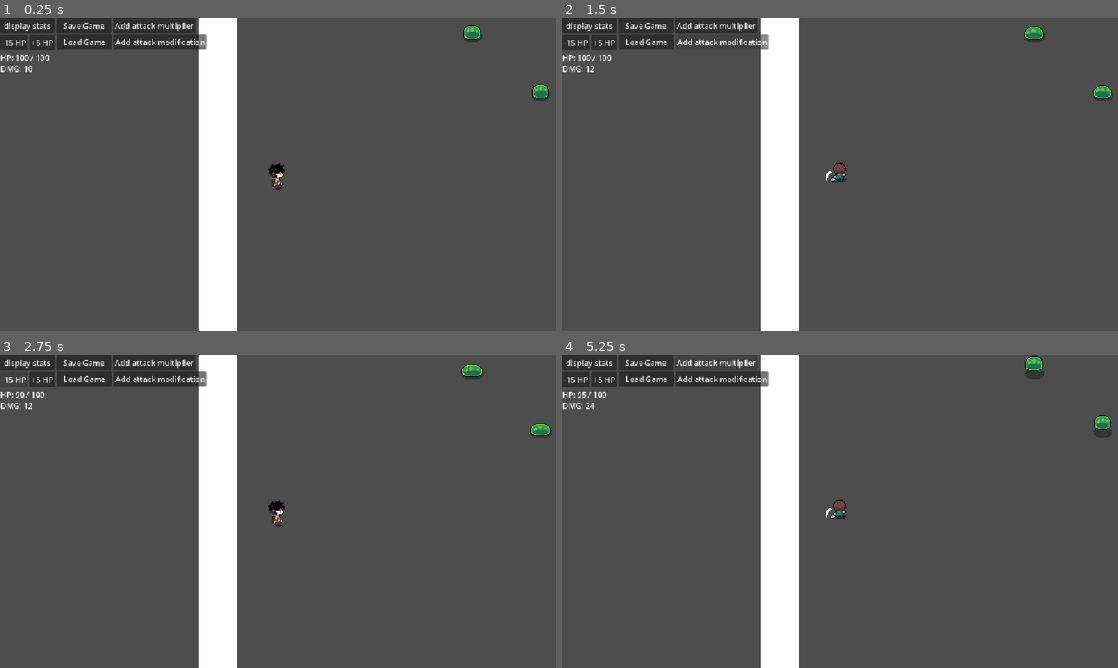
Above: before the commit, frames 1-4 (two rows, left to right).
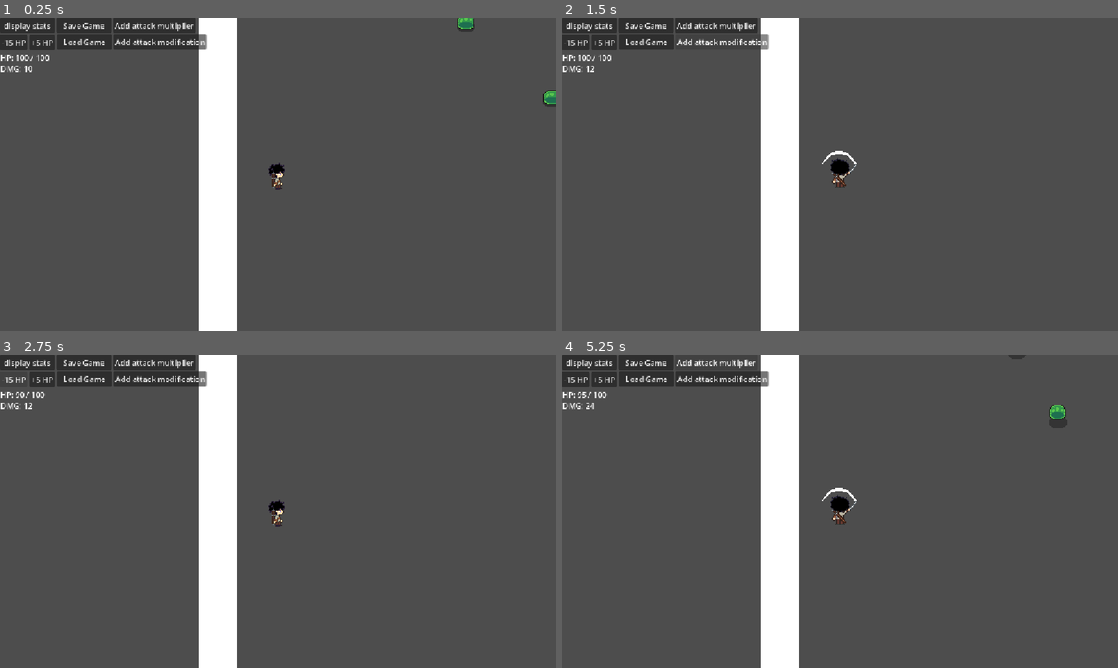
Above: after the commit, the same moments.

Repository: smymrr/Echeos-of-The-Veil
Game: Godot game, scene res://scenes/main.tscn
Two runs of this game, one before a commit and one after it. Both use one fixed random seed, a clock stepped at 60 frames per second and the inputs below.
Inputs:
- Up to frame 1 (0.25 s): no input
- Up to frame 2 (1.5 s): click "display stats" at 0.5 s; click "Add attack modification" at 1.25 s
- Up to frame 3 (2.75 s): click "-15 HP" at 2 s
- Up to frame 4 (5.25 s): click "+5 HP" at 2.75 s; click "Save Game" at 3.5 s; click "Load Game" at 4.25 s; click "Add attack multiplier" at 5 s

The runs differ from the first frame. In frame 1, 0.5% of the frame differs, in the area x 82-100%, y 0-29%; in frame 2, 0.6%; in frame 3, 0.3%; in frame 4, 1.0%, in the area x 46-99%, y 0-55%.

Commit message:
revise attack animation

Diff:
--- a/scenes/main.tscn
+++ b/scenes/main.tscn
@@ -14,7 +14,7 @@
 position = Vector2(260, -151)
 
 [node name="Slime3" parent="." unique_id=1131718497 instance=ExtResource("3_sugp2")]
-position = Vector2(331, -90)
+position = Vector2(332, -90)
 
 [node name="Control" parent="." unique_id=1676327586 instance=ExtResource("4_jyhfs")]
 
--- a/scenes/player.tscn
+++ b/scenes/player.tscn
@@ -7,78 +7,82 @@
 [ext_resource type="Script" uid="uid://drssa6l5fyx2p" path="res://scripts/player/animation_component.gd" id="4_smehm"]
 [ext_resource type="Texture2D" uid="uid://bkumqcm3xp00j" path="res://assets/images/player/idle.png" id="5_tuyoq"]
 [ext_resource type="Texture2D" uid="uid://dx8sar6xpi8v0" path="res://assets/images/player/walk.png" id="6_fjrip"]
-[ext_resource type="Texture2D" uid="uid://u44raa0btfkw" path="res://assets/images/player/complete.png" id="6_smehm"]
+[ext_resource type="Texture2D" uid="uid://dlfhckhhghvv4" path="res://assets/images/player/Attack-Sheet.png" id="6_ur7pv"]
 [ext_resource type="AudioStream" uid="uid://hbasqsg2bn3n" path="res://assets/audio/player/attack/sword attack.mp3" id="9_ur7pv"]
 
 [sub_resource type="RectangleShape2D" id="RectangleShape2D_tdg3f"]
 size = Vector2(14, 29)
 
 [sub_resource type="RectangleShape2D" id="RectangleShape2D_dtqjt"]
-size = Vector2(23, 40)
+size = Vector2(20, 40)
 
 [sub_resource type="AtlasTexture" id="AtlasTexture_cs1tg"]
-atlas = ExtResource("6_smehm")
-region = Rect2(0, 192, 32, 32)
+atlas = ExtResource("6_ur7pv")
+region = Rect2(0, 0, 64, 64)
 
 [sub_resource type="AtlasTexture" id="AtlasTexture_2dvfe"]
-atlas = ExtResource("6_smehm")
-region = Rect2(32, 192, 32, 32)
+atlas = ExtResource("6_ur7pv")
+region = Rect2(64, 0, 64, 64)
 
 [sub_resource type="AtlasTexture" id="AtlasTexture_giy8y"]
-atlas = ExtResource("6_smehm")
-region = Rect2(64, 192, 32, 32)
+atlas = ExtResource("6_ur7pv")
+region = Rect2(128, 0, 64, 64)
 
 [sub_resource type="AtlasTexture" id="AtlasTexture_fdfoy"]
-atlas = ExtResource("6_smehm")
-region = Rect2(96, 192, 32, 32)
+atlas = ExtResource("6_ur7pv")
+region = Rect2(192, 0, 64, 64)
+
+[sub_resource type="AtlasTexture" id="AtlasTexture_74r1k"]
+atlas = ExtResource("6_ur7pv")
+region = Rect2(192, 64, 64, 64)
+
+[sub_resource type="AtlasTexture" id="AtlasTexture_hhpqf"]
+atlas = ExtResource("6_ur7pv")
+region = Rect2(0, 128, 64, 64)
+
+[sub_resource type="AtlasTexture" id="AtlasTexture_g5jhy"]
+atlas = ExtResource("6_ur7pv")
+region = Rect2(64, 128, 64, 64)
+
+[sub_resource type="AtlasTexture" id="AtlasTexture_holxr"]
+atlas = ExtResource("6_ur7pv")
+region = Rect2(128, 128, 64, 64)
+
+[sub_resource type="AtlasTexture" id="AtlasTexture_mx1m4"]
+atlas = ExtResource("6_ur7pv")
+region = Rect2(192, 128, 64, 64)
 
 [sub_resource type="AtlasTexture" id="AtlasTexture_4gjji"]
-atlas = ExtResource("6_smehm")
-region = Rect2(96, 256, 32, 32)
+atlas = ExtResource("6_ur7pv")
+region = Rect2(0, 64, 64, 64)
 
 [sub_resource type="AtlasTexture" id="AtlasTexture_u2ulf"]
-atlas = ExtResource("6_smehm")
-region = Rect2(64, 256, 32, 32)
+atlas = ExtResource("6_ur7pv")
+region = Rect2(64, 64, 64, 64)
 
 [sub_resource type="AtlasTexture" id="AtlasTexture_6e8lb"]
-atlas = ExtResource("6_smehm")
-region = Rect2(32, 256, 32, 32)
+atlas = ExtResource("6_ur7pv")
+region = Rect2(128, 64, 64, 64)
 
 [sub_resource type="AtlasTexture" id="AtlasTexture_2gdjj"]
-atlas = ExtResource("6_smehm")
-region = Rect2(0, 256, 32, 32)
-
-[sub_resource type="AtlasTexture" id="AtlasTexture_hhpqf"]
-atlas = ExtResource("6_smehm")
-region = Rect2(0, 224, 32, 32)
-
-[sub_resource type="AtlasTexture" id="AtlasTexture_g5jhy"]
-atlas = ExtResource("6_smehm")
-region = Rect2(32, 224, 32, 32)
-
-[sub_resource type="AtlasTexture" id="AtlasTexture_holxr"]
-atlas = ExtResource("6_smehm")
-region = Rect2(64, 224, 32, 32)
-
-[sub_resource type="AtlasTexture" id="AtlasTexture_mx1m4"]
-atlas = ExtResource("6_smehm")
-region = Rect2(96, 224, 32, 32)
+atlas = ExtResource("6_ur7pv")
+region = Rect2(192, 64, 64, 64)
 
 [sub_resource type="AtlasTexture" id="AtlasTexture_sc3ue"]
-atlas = ExtResource("6_smehm")
-region = Rect2(0, 288, 32, 32)
+atlas = ExtResource("6_ur7pv")
+region = Rect2(0, 192, 64, 64)
 
 [sub_resource type="AtlasTexture" id="AtlasTexture_lxlsd"]
-atlas = ExtResource("6_smehm")
-region = Rect2(32, 288, 32, 32)
+atlas = ExtResource("6_ur7pv")
+region = Rect2(64, 192, 64, 64)
 
 [sub_resource type="AtlasTexture" id="AtlasTexture_ha2mi"]
-atlas = ExtResource("6_smehm")
-region = Rect2(64, 288, 32, 32)
+atlas = ExtResource("6_ur7pv")
+region = Rect2(128, 192, 64, 64)
 
 [sub_resource type="AtlasTexture" id="AtlasTexture_apa73"]
-atlas = ExtResource("6_smehm")
-region = Rect2(96, 288, 32, 32)
+atlas = ExtResource("6_ur7pv")
+region = Rect2(192, 192, 64, 64)
 
 [sub_resource type="AtlasTexture" id="AtlasTexture_smehm"]
 atlas = ExtResource("5_tuyoq")
@@ -222,6 +226,9 @@
 }, {
 "duration": 1.0,
 "texture": SubResource("AtlasTexture_fdfoy")
+}, {
+"duration": 1.0,
+"texture": SubResource("AtlasTexture_74r1k")
 }],
 "loop": 0,
 "name": &"attack_down",
@@ -229,33 +236,33 @@
 }, {
 "frames": [{
 "duration": 1.0,
-"texture": SubResource("AtlasTexture_4gjji")
-}, {
-"duration": 1.0,
-"texture": SubResource("AtlasTexture_u2ulf")
-}, {
-"duration": 1.0,
-"texture": SubResource("AtlasTexture_6e8lb")
-}, {
-"duration": 1.0,
-"texture": SubResource("AtlasTexture_2gdjj")
-}],
-"loop": 1,
+"texture": SubResource("AtlasTexture_hhpqf")
+}, {
+"duration": 1.0,
+"texture": SubResource("AtlasTexture_g5jhy")
+}, {
+"duration": 1.0,
+"texture": SubResource("AtlasTexture_holxr")
+}, {
+"duration": 1.0,
+"texture": SubResource("AtlasTexture_mx1m4")
+}],
+"loop": 0,
 "name": &"attack_left",
 "speed": 11.0
 }, {
 "frames": [{
 "duration": 1.0,
-"texture": SubResource("AtlasTexture_hhpqf")
-}, {
-"duration": 1.0,
-"texture": SubResource("AtlasTexture_g5jhy")
-}, {
-"duration": 1.0,
-"texture": SubResource("AtlasTexture_holxr")
-}, {
-"duration": 1.0,
-"texture": SubResource("AtlasTexture_mx1m4")
+"texture": SubResource("AtlasTexture_4gjji")
+}, {
+"duration": 1.0,
+"texture": SubResource("AtlasTexture_u2ulf")
+}, {
+"duration": 1.0,
+"texture": SubResource("AtlasTexture_6e8lb")
+}, {
+"duration": 1.0,
+"texture": SubResource("AtlasTexture_2gdjj")
 }],
 "loop": 0,
 "name": &"attack_right",
@@ -438,19 +445,19 @@
 
 [node name="AttackHitbox" type="Area2D" parent="." unique_id=910346500]
 unique_name_in_owner = true
-position = Vector2(19, 0)
+position = Vector2(15, 0)
 collision_mask = 4
 
 [node name="HitboxDetection" type="CollisionShape2D" parent="AttackHitbox" unique_id=1810789784]
-position = Vector2(-3.5, 0)
 shape = SubResource("RectangleShape2D_dtqjt")
 metadata/_edit_group_ = true
 
 [node name="ColorRect" type="ColorRect" parent="AttackHitbox" unique_id=1961924151]
-offset_left = -15.0
+offset_left = -10.0
 offset_top = -20.0
-offset_right = 8.0
+offset_right = 10.0
 offset_bottom = 20.0
+pivot_offset = Vector2(10, 20)
 color = Color(0.654902, 0.28235295, 0.27450982, 1)
 
 [node name="Camera2D" type="Camera2D" parent="." unique_id=1955371024]
@@ -458,8 +465,7 @@
 
 [node name="Sprite" type="AnimatedSprite2D" parent="." unique_id=414947906]
 sprite_frames = SubResource("SpriteFrames_r6hca")
-animation = &"walk_down"
-frame_progress = 0.20040493
+animation = &"attack_down"
 
 [node name="SwingSword" type="AudioStreamPlayer2D" parent="." unique_id=273571398]
 stream = ExtResource("9_ur7pv")
--- a/scripts/enemy/slime/slime.gd
+++ b/scripts/enemy/slime/slime.gd
@@ -10,7 +10,7 @@
 
 @onready var knockback_decay: float = 15.0
 @onready var sprite: AnimatedSprite2D = $"Sprite"
-@onready var hitbox: CollisionShape2D = $"Hitbox/Hit"
+@onready var hitbox: Area2D = $"Hitbox"
 
 
 # Status (State) pergerakan musuh
@@ -22,7 +22,7 @@
 var home_position: Vector2
 var target_roam_pos: Vector2
 
-var can_attack: bool = false
+var can_attack: bool = true
 var is_alive: bool = true
 
 func _ready() -> void:
@@ -158,5 +158,5 @@
 		_process_animation("attack")
 		if is_alive and player and hitbox.overlaps_body(player):
 			PlayerHealth.take_damage(attack_damage)
-		await get_tree().create_timer(2.0).timeout
+		await get_tree().create_timer(1.0).timeout
 		can_attack = true
--- a/scripts/player/attack_component.gd
+++ b/scripts/player/attack_component.gd
@@ -51,7 +51,10 @@
 
 func _process_animation_and_hitbox(input_direction: Vector2) -> void:
 	var cardinal = DirectionUtils.snap_to_cardinal(input_direction)
+	print("cardinal: ", cardinal)
+	print("hitbox offset: ", hitbox_offset.length())
 	hitbox.position = cardinal * hitbox_offset.length()
+	print("position: ", hitbox.position)
 
 	# Animation
 	animation_component.play_animation("attack", cardinal)
Binary file added: assets/images/player/Attack-Sheet.png
Not shown, changed: assets/images/player/Attack-Sheet.png.import
Binary file removed: assets/images/player/attack.png
